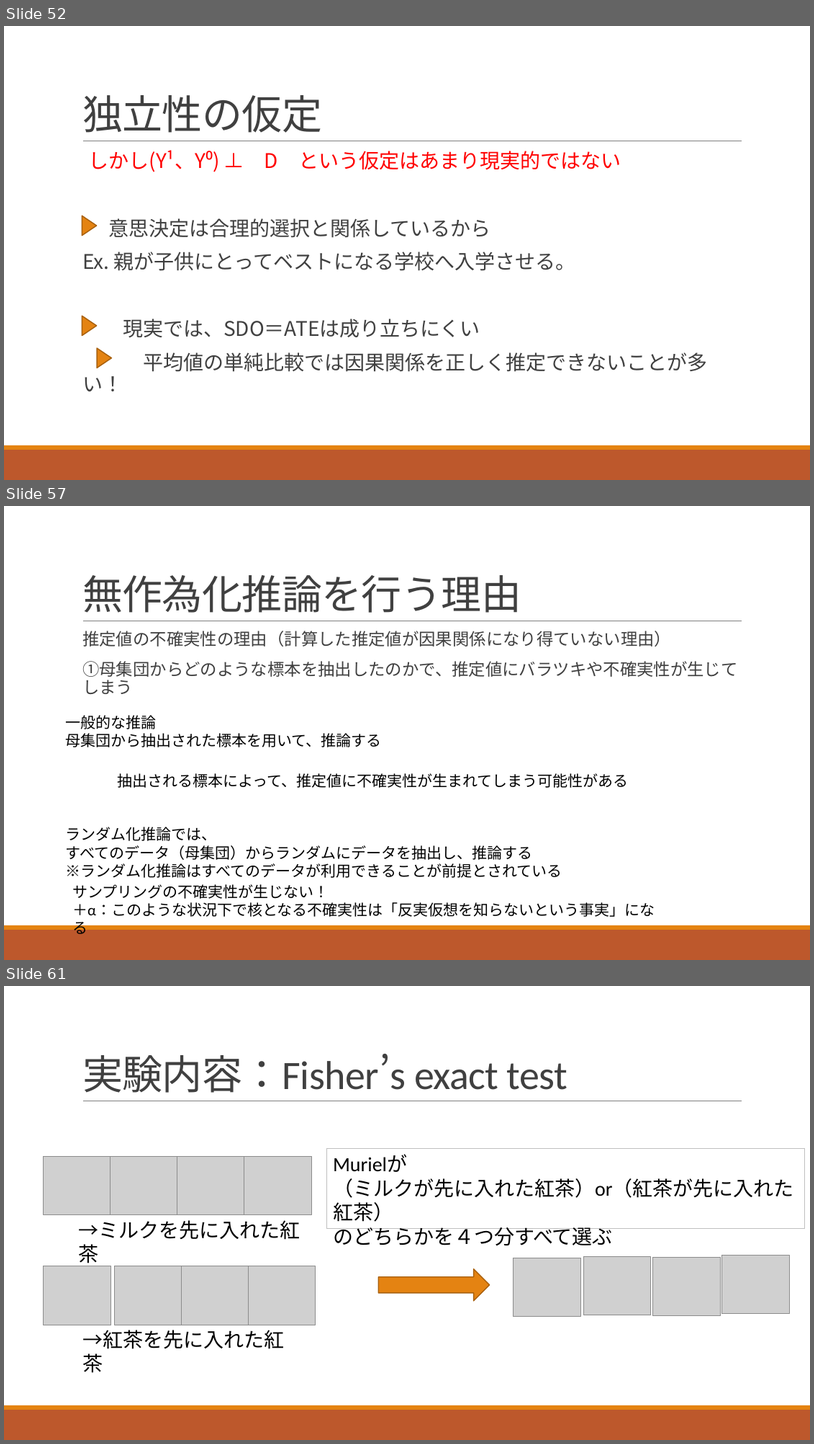
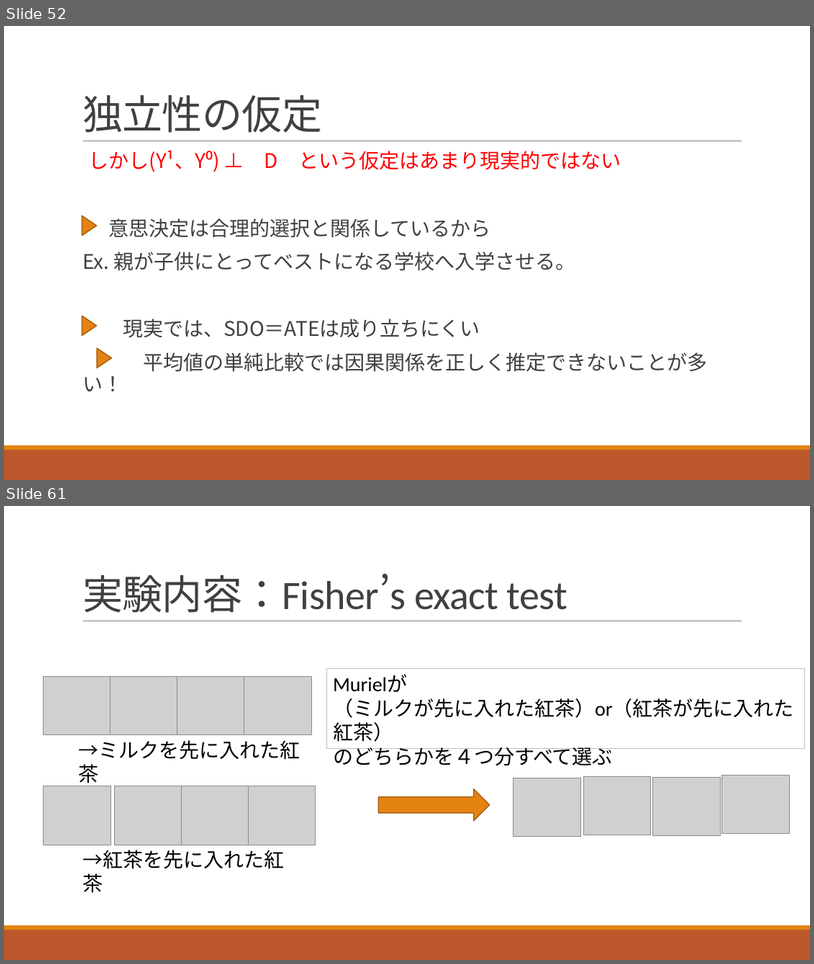
Before and after one commit to ritsuecon/owanseminar, a slide deck: 03-pocm/01-pocm_slides.pptx. Shown one above the other, each under a label of ours: slides 52, 57 and 61 before the commit, slides 52 and 61 after it; the slides between them are not shown. The pictures are 814x1444 and 814x964 pixels, drawn with LibreOffice and Linux fonts; fonts in the diff are those of the drawing; grey boxes stand for pictures. Boxes give left, top, right and bottom in pixels: in the first picture for what was removed or moved away, otherwise in the second. Text is boxed around its words. In the diff, an @@ line names an element or a change of style, - is before the commit and + after.

```diff
--- a/03-pocm/01-pocm_slides.pptx
+++ b/03-pocm/01-pocm_slides.pptx
@@ slide 57 removed at [4, 506, 810, 960], background #FFFFFF; not listed: 3 template elements that a slide beside it also shows @@
@@ title removed at [82, 575, 522, 613] @@
-無作為化推論を行う理由
@@ text removed at [82, 631, 738, 694] @@
-  推定値の不確実性の理由（計算した推定値が因果関係になり得ていない理由）
-  ①母集団からどのような標本を抽出したのかで、推定値にバラツキや不確実性が生じてしまう
@@ text removed at [66, 715, 382, 747] @@
-一般的な推論
-母集団から抽出された標本を用いて、推論する
@@ text removed at [117, 773, 629, 788] @@
-抽出される標本によって、推定値に不確実性が生まれてしまう可能性がある
@@ text removed at [66, 826, 563, 878] @@
-ランダム化推論では、
-すべてのデータ（母集団）からランダムにデータを抽出し、推論する
-※ランダム化推論はすべてのデータが利用できることが前提とされている
@@ text removed at [72, 884, 655, 934] @@
-サンプリングの不確実性が生じない！
-＋α：このような状況下で核となる不確実性は「反実仮想を知らないという事実」になる
```
Also in this commit, not shown: 13 slides changed, 15 slides added, 10 other slides removed.
